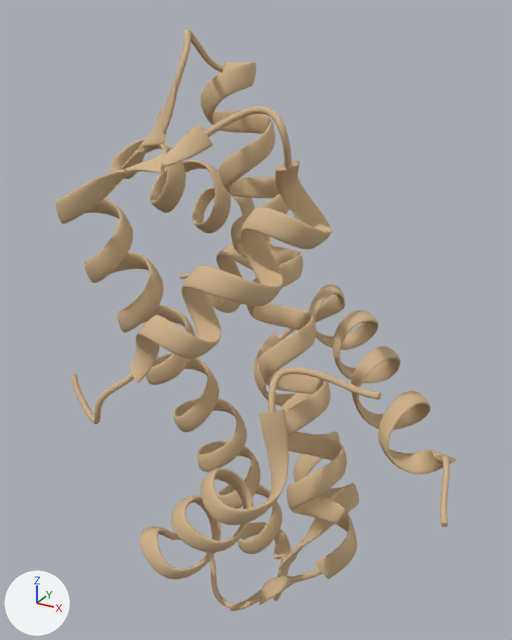
An edit to the COLLADA model Sample.scnassets/6K01.dae, drawn before and after from the same camera.
Both versions are drawn from a 50 mm lens placed at (36.5, -47.3, 32.3), pointed at (9.8, 1.2, 8.0). Arrows for +X, +Y and +Z are at lower left; the lights stay in place. Where no turn or scale is listed for an object, it has been applied to the vertices.

The first picture shows 'subnode_0', 'subnode_1', 'subnode_2', 'subnode_3', 'subnode_4', 'subnode_5'.
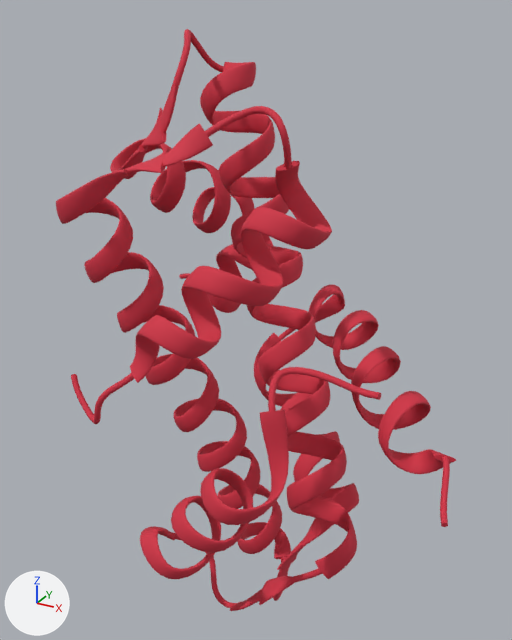
Boxes (x1, y1, x2, y2) around the edits, measured in the pictures (512 x 640 px):
'subnode_2', recoloured: (56, 106, 332, 432) in both
'subnode_0', recoloured: (140, 254, 380, 611) in both
'subnode_1', recoloured: (71, 29, 301, 397) in both
'subnode_3', recoloured: (197, 284, 387, 601) in both
'subnode_5', recoloured: (351, 346, 452, 524) in both
'subnode_4', recoloured: (124, 63, 456, 559) in both

What changed in the scene script:
```text
Change mat_material_0:
    where n0 = _N.new('ShaderNodeBsdfPrincipled'); n0.name = 'Principled BSDF'
    n0.inputs[2].default_value: 0.9 -> 0.8  # 'Roughness'
    add n3 = _N.new('ShaderNodeMix'); n3.name = 'Mix'
    add n3.data_type = 'RGBA'
    add n3.blend_type = 'MULTIPLY'
    add n3.inputs[0].default_value = 1.0  # 'Factor'
    add n3.inputs[7].default_value = (1.0, 0.0626, 0.218, 1.0)  # 'B', pink #ff4781
    where n2 = _N.new('ShaderNodeVertexColor'); n2.name = 'Color Attribute'
    remove _L.new(n2.outputs[0], n0.inputs[0])  # 'Color' to 'Base Color'
    add _L.new(n2.outputs[0], n3.inputs[6])  # 'Color' to 'A'
    add _L.new(n3.outputs[2], n0.inputs[0])  # 'Result' to 'Base Color'
```
